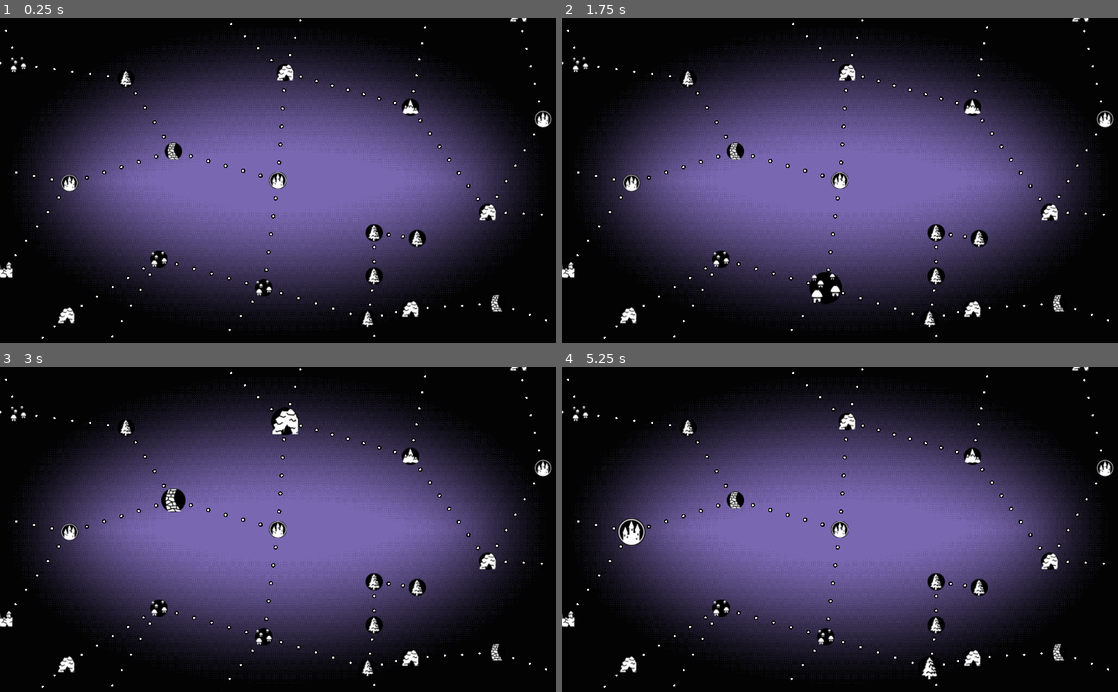
Above: before the commit, frames 1-4 (two rows, left to right).
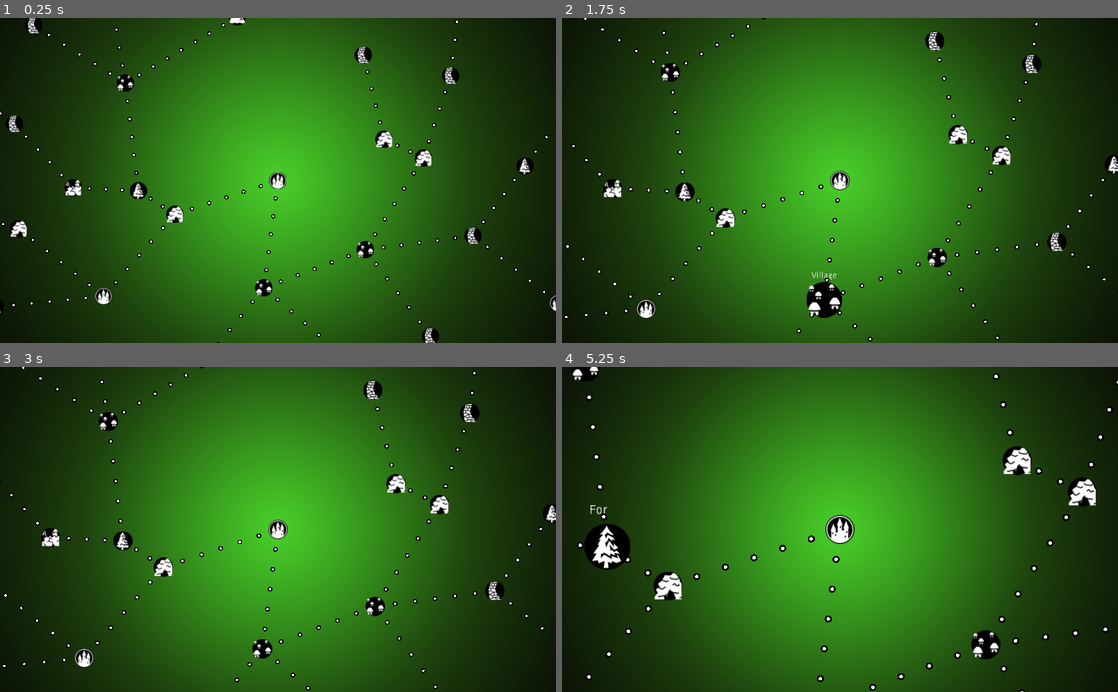
Above: after the commit, the same moments.

Repository: JRHard771/Fare
Game: Godot game, scene res://WorldMap.tscn
Same seed, same stepped clock (60 frames per second), same inputs: the game is played once before the commit and once after it.
Inputs (mouse positions are in pixels of both pictures, inside the frame that each line leads up to):
- Up to frame 1 (0.25 s): no input
- Up to frame 2 (1.75 s): tap Enter at 0.5 s; hold = (zoom_in, bound only after the commit) 0.53-1.28 s; tap - (zoom_out, bound only after the commit) at 0.8, 1.35 s; tap Space at 1.25 s; move the mouse to (823, 287) at 1.27 s; tap = (zoom_in, bound only after the commit) at 1.55 s
- Up to frame 3 (3 s): move the mouse to (172, 500) at 2.02 s; hold = (zoom_in, bound only after the commit) 2.03-2.78 s; tap - (zoom_out, bound only after the commit) at 2.3, 2.85 s; move the mouse to (283, 422) at 2.77 s
- Up to frame 4 (5.25 s): tap = (zoom_in, bound only after the commit) at 3.05, 4.55 s; move the mouse to (723, 607) at 3.52 s; hold = (zoom_in, bound only after the commit) 3.53-4.28 s; tap - (zoom_out, bound only after the commit) at 3.8, 4.35 s; move the mouse to (928, 669) at 4.27 s; move the mouse to (634, 532) at 5.02 s; hold = (zoom_in, bound only after the commit) from 5.03 s (still down)

The runs differ from the first frame. In frame 1, 96% of the frame differs, in the area x 0-100%, y 0-100%; in frame 2, 96%; in frame 3, 97%; in frame 4, 97%.

Commit message:
Made MapNodes hoverable; added camera zoom

Diff:
--- /dev/null
+++ b/Camera2D.gd
@@ -0,0 +1,25 @@
+extends Camera2D
+
+# Declare member variables here. Examples:
+# var a = 2
+# var b = "text"
+
+# Called when the node enters the scene tree for the first time.
+func _ready():
+	pass # Replace with function body.
+
+func _process(delta):
+	if Input.get_mouse_button_mask():
+		var mpos = get_local_mouse_position()
+		mpos.x /= 256.0
+		mpos.y /= 150.0
+		position.x += mpos.x * delta * 512
+		position.y += mpos.y * delta * 512
+
+func _input(event):
+	var vinny = get_node("Vignette")
+	if event.is_action_pressed("zoom_in"):
+		zoom -= Vector2(0.1, 0.1)
+	if event.is_action_pressed("zoom_out"):
+		zoom += Vector2(0.05, 0.05)
+	vinny.scale = zoom
--- a/MapNode.gd
+++ b/MapNode.gd
@@ -3,6 +3,8 @@
 var type = null
 var exits = []
 var scale_dest = Vector2(0.0625, 0.0625)
+var label_current = 0
+var label_dest = 0
 
 # Called when the node enters the scene tree for the first time.
 func _ready():
@@ -10,13 +12,23 @@
 
 func _process(delta):
 	var sprite = get_node("Sprite")
+	var label = get_node("CenterContainer/Label")
 	sprite.scale = sprite.scale.linear_interpolate(scale_dest, min(delta * 4, 1.0))
+	if label_current < label_dest:
+		label_current += delta * 16
+	else:
+		label_current = label_dest
+	label.visible_characters = floor(label_current)
 
 func add_exit(node):
 	if !exits.find(node):
 		exits.append(node)
 	if !node.exits.find(self):
 		node.exits.append(self)
+
+func set_label(text):
+	var label = get_node("CenterContainer/Label")
+	label.text = text
 
 func set_texture(resource, set_scale=0.0625):
 	var sprite = get_node("Sprite")
@@ -26,6 +38,8 @@
 
 func _on_mouse_entered():
 	scale_dest = Vector2(0.125, 0.125)
+	label_dest = 128
 
 func _on_mouse_exited():
 	scale_dest = Vector2(0.0625, 0.0625)
+	label_dest = 0
--- a/MapNode.tscn
+++ b/MapNode.tscn
@@ -20,5 +20,18 @@
 
 [node name="Shape" type="CollisionShape2D" parent="Area2D"]
 shape = SubResource( 1 )
+
+[node name="CenterContainer" type="CenterContainer" parent="."]
+margin_left = -32.0
+margin_top = -56.0
+margin_right = 33.0
+margin_bottom = -24.0
+
+[node name="Label" type="Label" parent="CenterContainer"]
+margin_top = 9.0
+margin_right = 65.0
+margin_bottom = 23.0
+text = "Node Text"
+align = 1
 [connection signal="mouse_entered" from="Area2D" to="." method="_on_mouse_entered"]
 [connection signal="mouse_exited" from="Area2D" to="." method="_on_mouse_exited"]
--- a/MapNodeTree.gd
+++ b/MapNodeTree.gd
@@ -64,7 +64,6 @@
 		spawn_node(mnode, random_terrain())
 		mnode.remove_from_group('Open Nodes')
 
-
 func check_spawn(pos, type):
 	var others = get_tree().get_nodes_in_group('MapNodes')
 	for n in others:
@@ -79,6 +78,7 @@
 		new_node.position = parent.position + edge
 		new_node.type = type
 		new_node.set_texture(terrain[type]['image'])
+		new_node.set_label(type.capitalize())
 		new_node.add_to_group('MapNodes')
 		new_node.add_to_group('Open Nodes')
 		add_child(new_node)
@@ -93,6 +93,7 @@
 				new_node.position = parent.position + edge
 				new_node.type = type
 				new_node.set_texture(terrain[type]['image'])
+				new_node.set_label(type.capitalize())
 				new_node.add_to_group('MapNodes')
 				new_node.add_to_group('Open Nodes')
 				add_child(new_node)
@@ -104,9 +105,10 @@
 func _ready():
 	randomize()
 	var root = MapNode.instance()
-	root.position = Vector2(512, 300)
+	root.position = Vector2(0, 0)
 	root.type = 'city'
 	root.set_texture(terrain['city']['image'])
+	root.set_label('City')
 	root.add_to_group('MapNodes')
 	add_child(root)
 	populate(root)
@@ -114,11 +116,3 @@
 		var nodes = get_tree().get_nodes_in_group('Open Nodes')
 		for n in nodes:
 			populate(n)
-
-func _process(delta):
-	if Input.get_mouse_button_mask():
-		var mpos = get_global_mouse_position()
-		mpos.x = (mpos.x - 512) / 512.0
-		mpos.y = (mpos.y - 300) / 300.0
-		position.x -= mpos.x * delta * 512
-		position.y -= mpos.y * delta * 512
--- a/WorldMap.gd
+++ b/WorldMap.gd
@@ -1,8 +1,8 @@
-extends Node2D
+extends Node
 
 # Called when the node enters the scene tree for the first time.
 func _ready():
-	var vinny = get_node("Vignette")
+	var vinny = get_node("Camera2D/Vignette")
 	vinny.modulate = Color(randf()*0.8 + 0.1, randf()*0.8 + 0.1, randf()*0.8 + 0.1)
 
 # Called every frame. 'delta' is the elapsed time since the previous frame.
--- a/WorldMap.tscn
+++ b/WorldMap.tscn
@@ -1,14 +1,20 @@
-[gd_scene load_steps=4 format=2]
+[gd_scene load_steps=5 format=2]
 
 [ext_resource path="res://WorldMap.gd" type="Script" id=1]
-[ext_resource path="res://sprites/vignette.png" type="Texture" id=2]
-[ext_resource path="res://MapNodeTree.tscn" type="PackedScene" id=3]
+[ext_resource path="res://Camera2D.gd" type="Script" id=2]
+[ext_resource path="res://sprites/vignette.png" type="Texture" id=3]
+[ext_resource path="res://MapNodeTree.tscn" type="PackedScene" id=4]
 
-[node name="WorldMap" type="Node2D"]
+[node name="Main" type="Node"]
 script = ExtResource( 1 )
 
-[node name="Vignette" type="Sprite" parent="."]
-texture = ExtResource( 2 )
-centered = false
+[node name="Camera2D" type="Camera2D" parent="."]
+current = true
+drag_margin_h_enabled = false
+drag_margin_v_enabled = false
+script = ExtResource( 2 )
 
-[node name="MapNodeTree" parent="." instance=ExtResource( 3 )]
+[node name="Vignette" type="Sprite" parent="Camera2D"]
+texture = ExtResource( 3 )
+
+[node name="MapNodeTree" parent="." instance=ExtResource( 4 )]
--- a/project.godot
+++ b/project.godot
@@ -24,6 +24,23 @@
 window/stretch/mode="2d"
 window/stretch/aspect="keep"
 
+[input]
+
+zoom_in={
+"deadzone": 0.5,
+"events": [ Object(InputEventKey,"resource_local_to_scene":false,"resource_name":"","device":0,"alt":false,"shift":false,"control":false,"meta":false,"command":false,"pressed":false,"scancode":16777349,"unicode":0,"echo":false,"script":null)
+, Object(InputEventKey,"resource_local_to_scene":false,"resource_name":"","device":0,"alt":false,"shift":false,"control":false,"meta":false,"command":false,"pressed":false,"scancode":61,"unicode":0,"echo":false,"script":null)
+, Object(InputEventMouseButton,"resource_local_to_scene":false,"resource_name":"","device":0,"alt":false,"shift":false,"control":false,"meta":false,"command":false,"button_mask":0,"position":Vector2( 0, 0 ),"global_position":Vector2( 0, 0 ),"factor":1.0,"button_index":4,"pressed":false,"doubleclick":false,"script":null)
+ ]
+}
+zoom_out={
+"deadzone": 0.5,
+"events": [ Object(InputEventKey,"resource_local_to_scene":false,"resource_name":"","device":0,"alt":false,"shift":false,"control":false,"meta":false,"command":false,"pressed":false,"scancode":16777347,"unicode":0,"echo":false,"script":null)
+, Object(InputEventKey,"resource_local_to_scene":false,"resource_name":"","device":0,"alt":false,"shift":false,"control":false,"meta":false,"command":false,"pressed":false,"scancode":45,"unicode":0,"echo":false,"script":null)
+, Object(InputEventMouseButton,"resource_local_to_scene":false,"resource_name":"","device":0,"alt":false,"shift":false,"control":false,"meta":false,"command":false,"button_mask":0,"position":Vector2( 0, 0 ),"global_position":Vector2( 0, 0 ),"factor":1.0,"button_index":5,"pressed":false,"doubleclick":false,"script":null)
+ ]
+}
+
 [rendering]
 
 quality/driver/driver_name="GLES2"
Binary file changed: sprites/vignette.png
